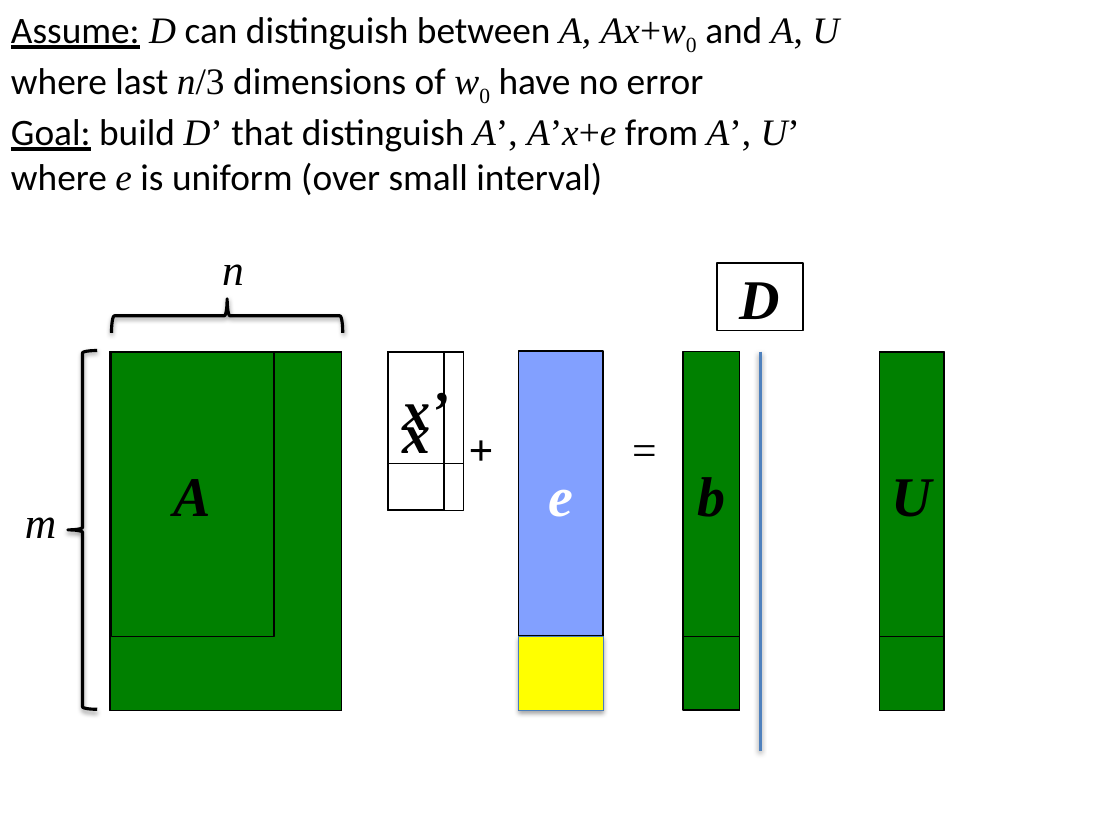
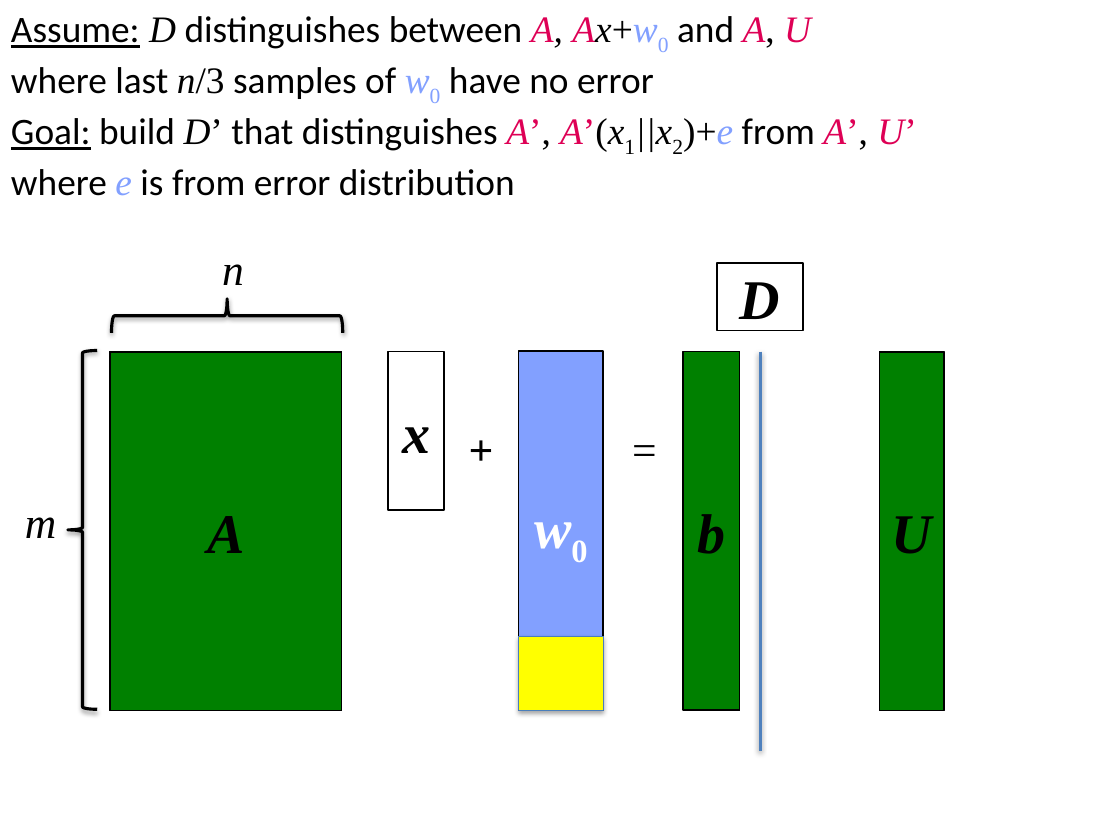
Before and after one commit to xianruimeng/comp-fuzzy-ext, a slide deck: slide 40 of ComputationalFuzzyExtractors.pptx (slide 41 before the commit). Drawn at 1120x840 pixels with LibreOffice and Linux fonts; fonts in the diff are those of the drawing. Boxes give left, top, right and bottom in pixels: in the first picture for what was removed or moved away, otherwise in the second. Text is boxed around its words. In the diff, an @@ line names an element or a change of style, - is before the commit and + after.

```diff
--- a/ComputationalFuzzyExtractors.pptx
+++ b/ComputationalFuzzyExtractors.pptx
@@ text at [11,16,916,196]: text changed @@
-Assume: D can distinguish between A, Ax+w0 and A, U
-where last n/3 dimensions of w0 have no error
-Goal: build D’ that distinguish A’, A’x+e from A’, U’
-where e is uniform (over small interval)
+Assume: D distinguishes between A, Ax+w0 and A, U
+where last n/3 samples of w0 have no error
+Goal: build D’ that distinguishes A’, A’(x1||x2)+e from A’, U’
+where e is from error distribution
@@ rectangle removed at [112,352,274,636] @@
-A
@@ rectangle removed at [389,352,464,464] @@
-x’
@@ rectangle removed at [389,352,464,510] @@
@@ rectangle removed at [519,352,604,636] @@
-e
@@ rectangle removed at [683,352,739,636] @@
-b
@@ rectangle removed at [879,352,943,636] @@
-U
```
Also in this commit, not shown: 23 other slides changed.
